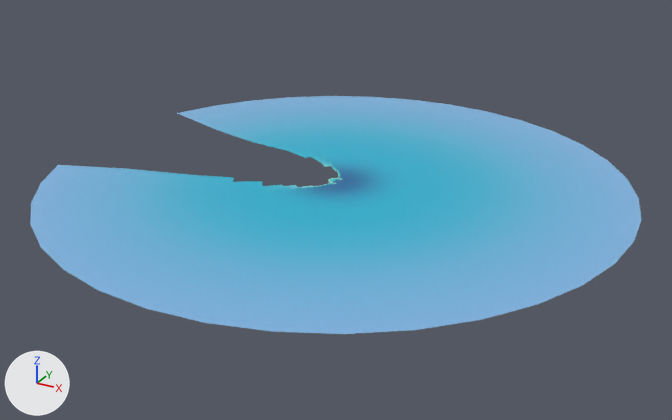
The glTF model maps/beach/models/beach_water.glb: old version first, new version second.
One viewpoint serves both versions: a 50 mm lens placed at (4276.0, -7767.0, 3580.0), pointed at (79.0, -135.0, -235.0). Lighting does not change. The marker at lower left points along +X, +Y and +Z. The picture after the commit comes second.

In view in the first picture: 'BeachWater'.
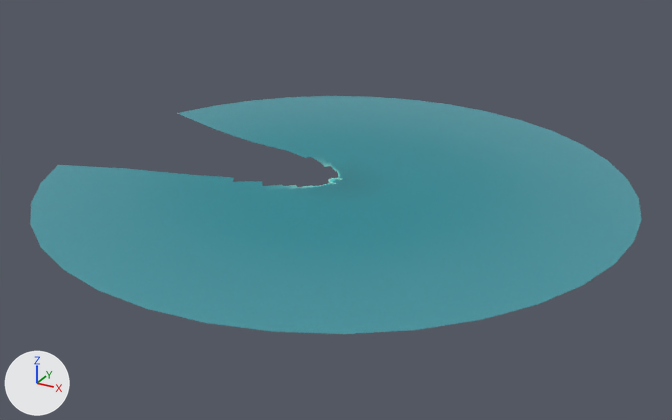
What differs and where, as boxes (x1, y1, x2, y2) in the pictures (672 x 420 px):
part 1 of me_beachwater, recoloured (blue to cyan)
    both: (287, 162, 389, 202)
part 2 of me_beachwater, recoloured (darker)
    both: (30, 96, 642, 334)

The change, as a list of edits to the scene's bpy script:
```text
Change me_beachwater:
    where me_beachwater.from_pydata(...)  # 5877 vertices, 11396 faces; spans x -2819.0..3000.0, y -3000.0..3000.0, z 23.0
    used by ob_beachwater; location = (0.0, 0.0, 0.0)
    me_beachwater part 1: 6252 faces centred in x -270.0..506.0, y -506.0..506.0, z 23.0 are repainted in the vertex colours; the middle colour goes from blue #0073b1 to cyan #008995
    me_beachwater part 2: 1585 faces centred in x -2495.0..2718.0, y -2718.0..2718.0, z 23.0 are repainted in the vertex colours; the middle colour goes from cyan #31c6db to cyan #2cb5b8
```
